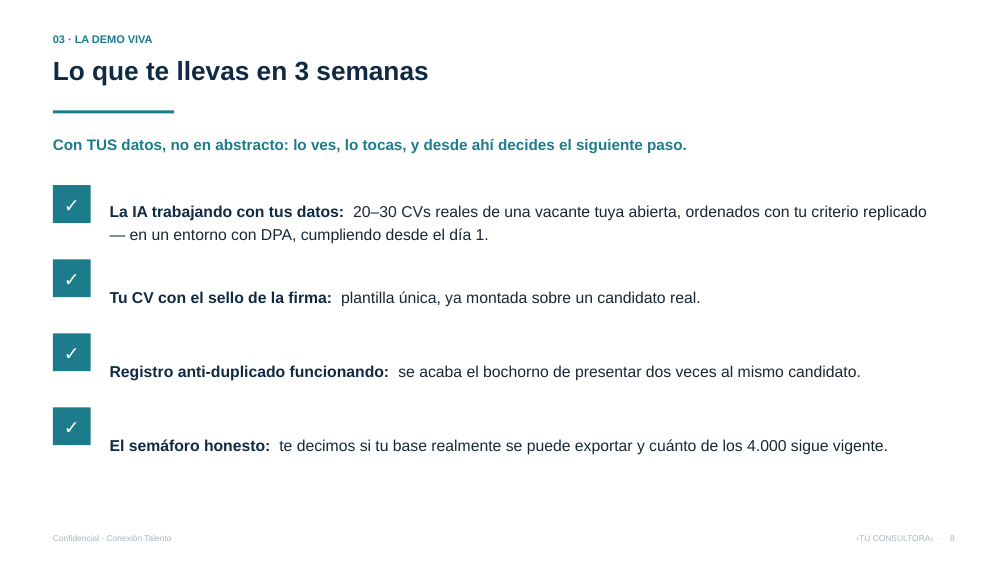
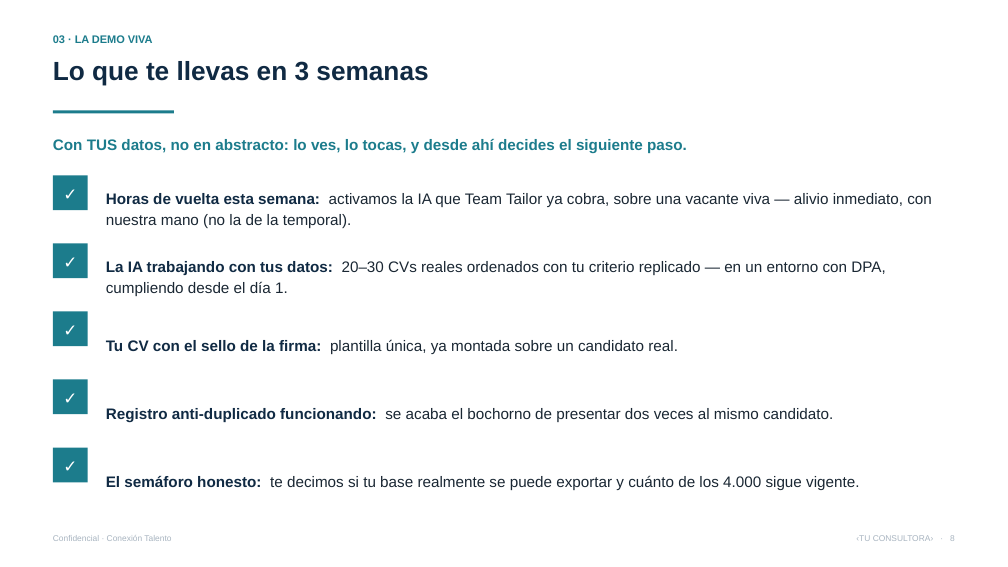
Before and after one commit to vverlaine/conexion-talento-ia, a slide deck: slide 8 of 04-propuesta/Presentacion-Conexion-Talento.pptx. Drawn at 1008x567 pixels with LibreOffice and Linux fonts; fonts in the diff are those of the drawing. Boxes give left, top, right and bottom in pixels: in the first picture for what was removed or moved away, otherwise in the second. Text is boxed around its words. In the diff, an @@ line names an element or a change of style, - is before the commit and + after.

```diff
--- a/04-propuesta/Presentacion-Conexion-Talento.pptx
+++ b/04-propuesta/Presentacion-Conexion-Talento.pptx
@@ rectangle: place and size @@
-rectangle at [53, 185, 91, 223]
+rectangle at [53, 175, 88, 210]
@@ text "✓": place and size @@
-text "✓" at [53, 185, 91, 223]
+text "✓" at [53, 175, 88, 210]
@@ text added at [106, 193, 932, 228], 14.5 pt, text #1A2733 @@
+Horas de vuelta esta semana: activamos la IA que Team Tailor ya cobra, sobre una vacante viva — alivio inmediato, con nuestra mano (no la de la temporal).
@@ rectangle: place and size @@
-rectangle at [53, 259, 91, 297]
+rectangle at [53, 243, 88, 278]
@@ text "✓": place and size @@
-text "✓" at [53, 259, 91, 297]
+text "✓" at [53, 243, 88, 278]
@@ text at [106, 261, 885, 296]: text changed; size 15 to 14.5 pt @@
-La IA trabajando con tus datos: 20–30 CVs reales de una vacante tuya abierta, ordenados con tu criterio replicado — en un entorno con DPA, cumpliendo desde el día 1.
+La IA trabajando con tus datos: 20–30 CVs reales ordenados con tu criterio replicado — en un entorno con DPA, cumpliendo desde el día 1.
@@ rectangle: place and size @@
-rectangle at [53, 333, 91, 371]
+rectangle at [53, 312, 88, 346]
@@ text "✓": place and size @@
-text "✓" at [53, 333, 91, 371]
+text "✓" at [53, 312, 88, 346]
@@ size 15 to 14.5 pt; line spacing 1.18 to 1.15 in 3 elements at [106, 475, 859, 490], [106, 408, 833, 423], [106, 339, 678, 354] @@
@@ text "Tu CV con el sello ...": place and size @@
-text "Tu CV con el sello ..." at [110, 291, 701, 307]
+text "Tu CV con el sello ..." at [106, 339, 678, 354]
@@ size 18 to 16 pt in 4 elements at [53, 175, 88, 210], [53, 243, 88, 278], [53, 312, 88, 346], [53, 380, 88, 414] @@
@@ rectangle: place and size @@
-rectangle at [53, 408, 91, 445]
+rectangle at [53, 380, 88, 414]
@@ text "✓": place and size @@
-text "✓" at [53, 408, 91, 445]
+text "✓" at [53, 380, 88, 414]
@@ text "Registro anti-duplicado funcionando: se acaba ...": place and size @@
-text "Registro anti-duplicado funcionando: se acaba ..." at [110, 365, 861, 381]
+text "Registro anti-duplicado funcionando: se acaba ..." at [106, 408, 833, 423]
@@ rectangle added at [53, 448, 88, 482], fill #1C7C8C @@
@@ text added at [53, 448, 88, 482], 16 pt, text #FFFFFF, bold @@
+✓
@@ text "El semáforo honesto: te decimos ...": place and size @@
-text "El semáforo honesto: te decimos ..." at [110, 439, 888, 455]
+text "El semáforo honesto: te decimos ..." at [106, 475, 859, 490]
```
Also in this commit, not shown: 5 other files.
